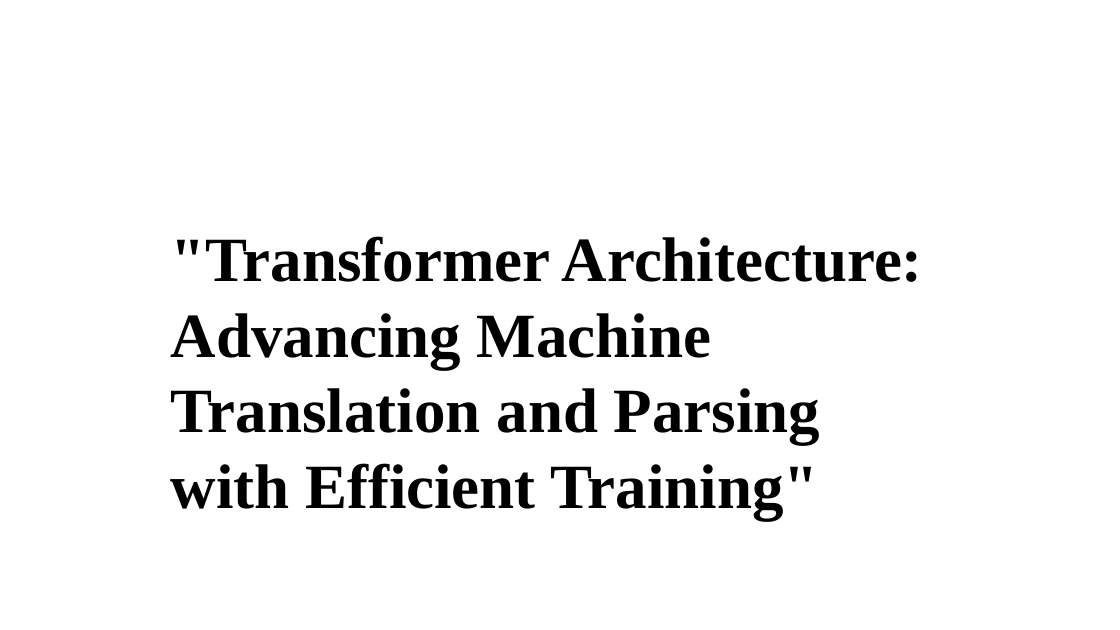
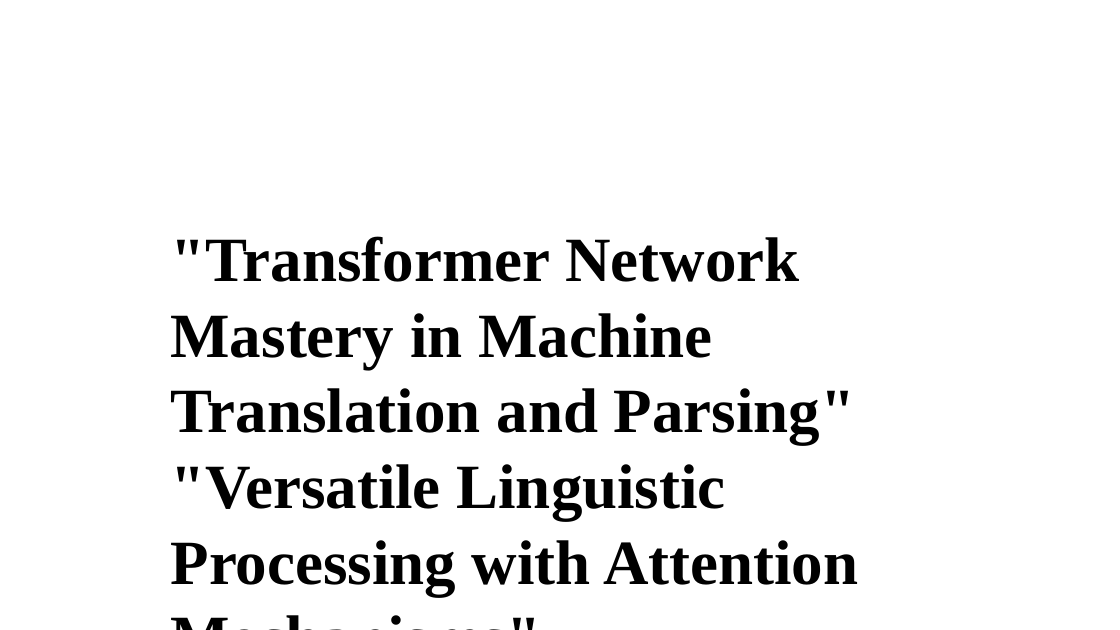
Before and after one commit to Jessie-ZhaoXi/dsa4213-ppt-generator, a slide deck: slide 1 of ppt_generator/my_ppts/attention_mode2.pptx. Drawn at 1120x630 pixels with LibreOffice and Linux fonts; fonts in the diff are those of the drawing; background and template pictures are left out. Boxes give left, top, right and bottom in pixels: in the first picture for what was removed or moved away, otherwise in the second. Text is boxed around its words. In the diff, an @@ line names an element or a change of style, - is before the commit and + after.

```diff
--- a/ppt_generator/my_ppts/attention_mode2.pptx
+++ b/ppt_generator/my_ppts/attention_mode2.pptx
@@ text at <box>171,236,858,596</box>: text changed @@
-"Transformer Architecture: Advancing Machine Translation and Parsing with Efficient Training"
+"Transformer Network Mastery in Machine Translation and Parsing" "Versatile Linguistic Processing with Attention Mechanisms"
```
Also in this commit, not shown: 4 other slides changed, 3 slides added, 4 slides removed, 6 other files.
